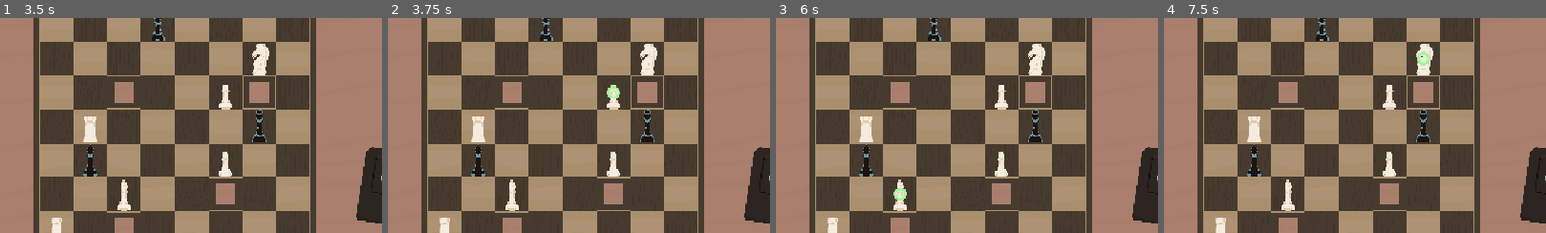
Above: before the commit, frames 1-4 (left to right).
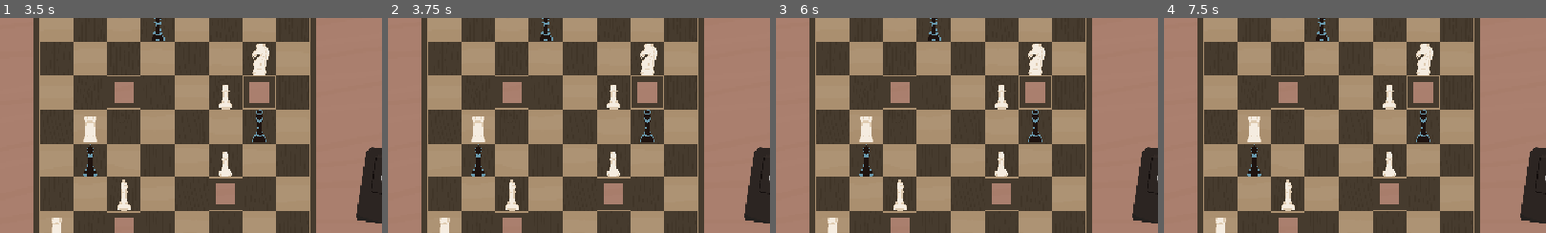
Above: after the commit, the same moments.

Repository: yourname3/gmtk-2026
Game: Godot game, scene res://levels/random4.tscn
Same seed, same stepped clock (60 frames per second), same inputs: the game is played once before the commit and once after it. This scene is started directly instead of the project's main scene.
Inputs (mouse positions are % of the whole screen's width and height, from its top left):
- Up to frame 1 (3.5 s): click (79, 40) at 0.5 s; click (79, 40) at 1.25 s; click (79, 40) at 2 s; click "Undo" at 2.75 s
- Up to frame 2 (3.75 s): tap Enter at 3.5 s; move the mouse to (57, 21) at 3.52 s; click (57, 21) at 3.6 s
- Up to frame 3 (6 s): click (84, 42) at 4.25 s; click "Resume" at 5 s; tap Space at 5.75 s; move the mouse to (43, 44) at 5.77 s; click (43, 44) at 5.85 s
- Up to frame 4 (7.5 s): tap Enter at 6.5 s; click (43, 44) at 6.6 s; tap Space at 7.25 s; move the mouse to (61, 13) at 7.27 s; click (61, 13) at 7.35 s
The pictures show only the part of the screen within x 27-77%, y 3-53%; the shares and areas given below are measured in that part.

Frame 1 is identical in both runs. In frame 2, 0.1% of the frame differs, in the area x 57-61%, y 31-38%; in frame 3, 0.1%; in frame 4, 0.1%, in the area x 66-70%, y 15-23%.

Commit message:
more cool preview modes

Diff:
--- a/board_highlighter/board_highlight.gd
+++ b/board_highlighter/board_highlight.gd
@@ -5,7 +5,7 @@
 var die_time: float = 0.0
 
 var move_rel: Vector2i = Vector2.ZERO
-var red: bool = false
+var is_preview_move: bool = false
 
 func die(fun: bool) -> void:
 	if fun:
@@ -26,7 +26,7 @@
 
 var _has_preview_move := false
 func _mouse_enter() -> void:
-	if red: return
+	if is_preview_move: return
 
 	if Card.selected_card != null:
 		var data := Card.selected_card.data
@@ -46,8 +46,12 @@
 	if _has_preview_move:
 		BoardHighlighter.instance.clear_preview()
 
+func previewify() -> void:
+	is_preview_move = true
+	input_pickable = false
+
 func redify() -> void:
 	z_index += 1
 	%Sprite.texture = preload("res://chessboard/highlight_red.png")
 
-	red = true
+	previewify()
--- a/board_highlighter/board_highlighter.gd
+++ b/board_highlighter/board_highlighter.gd
@@ -14,12 +14,14 @@
 var preview_nodes: Array[BoardHighlight] = []
 
 @onready var tink := %Tink
+@onready var tink_reset_volume: float = tink.volume_db
 
 static var select_state := SelectState.NONE
 static var select_filter: CardData.PieceFilter = CardData.PieceFilter.SAME_SIDE
 static var select_rank_filter: CardData.RankFilter = CardData.RankFilter.NONE
 # Integer id to determine if we're on the same select or not
 static var select_id := 0
+static var preview_id := 0
 
 const MOVE_NULL: Vector2i = Vector2i(-99999999,-99999999)
 
@@ -62,23 +64,32 @@
 	clear_preview()
 
 	tink.pitch_scale = 1.0
+	tink.volume_db = tink_reset_volume
 	tink.play()
 
-	preview_nodes.append(_add_highlight(location.x, location.y, false))
-func preview_moves_red(locations: Array[Vector2i]) -> void:
-	clear_preview()
-
-	tink.pitch_scale = 1.0
+	var h := _add_highlight(location.x, location.y, false)
+	h.previewify()
+	preview_nodes.append(h)
+
+func preview_post_move(piece: Piece, location: Vector2i) -> void:
+	clear_preview()
+
+	tink.pitch_scale = 1.0
+	tink.volume_db = tink_reset_volume
 	tink.play()
 
-	for loc in locations:
-		var h := _add_highlight(loc.x, loc.y, false)
-		h.redify()
-		preview_nodes.append(h)
-
-func _select_move(piece: Piece, location_only: bool) -> Vector2i:
-	select_state = SelectState.LOCATION_ONLY if location_only else SelectState.LOCATION
-	select_id += 1
+	preview_id += 1
+	var my_id = preview_id
+
+	var h := _add_highlight(location.x, location.y, false)
+	h.previewify()
+	preview_nodes.append(h)
+
+	var tile_pos := piece.tile_pos()
+	var tmp = Board.instance.piece_map[tile_pos]
+	Board.instance.piece_map.erase(tile_pos) # temporarily remove from this position
+
+	piece.position = location * 256
 
 	var moves = MoveCalculator.new()
 	# By default, set the capture rules normally...
@@ -86,6 +97,9 @@
 	moves.capture_white = piece.is_black
 	piece.calculate_moves(moves)
 
+	piece.position = tile_pos * 256
+	Board.instance.piece_map[tile_pos] = tmp
+
 	moves.moves.shuffle() # shuffle for ring appearance
 
 	var timer = 0.1 / moves.moves.size()
@@ -93,8 +107,54 @@
 
 	var time := Time.get_ticks_msec()
 
-	var _prev_db = tink.volume_db
-	tink.pitch_scale = 1.0
+	for move in moves.moves:
+		if my_id != preview_id:
+			break
+		tink.play()
+
+		h = _add_highlight(move.x, move.y, false)
+		h.die_pitch = tink.pitch_scale
+		h.die_time = (Time.get_ticks_msec() - time) / 1000.0
+		h.move_rel = move - piece.tile_pos()
+		h.redify()
+		preview_nodes.append(h)
+
+		tink.pitch_scale *= 1.04
+		tink.volume_db -= 0.2
+		await get_tree().create_timer(timer, true).timeout
+		#total_time += timer
+
+
+func preview_moves_red(locations: Array[Vector2i]) -> void:
+	clear_preview()
+
+	tink.pitch_scale = 1.0
+	tink.play()
+
+	for loc in locations:
+		var h := _add_highlight(loc.x, loc.y, false)
+		h.redify()
+		preview_nodes.append(h)
+
+func _select_move(piece: Piece, location_only: bool) -> Vector2i:
+	select_state = SelectState.LOCATION_ONLY if location_only else SelectState.LOCATION
+	select_id += 1
+
+	var moves = MoveCalculator.new()
+	# By default, set the capture rules normally...
+	moves.capture_black = not piece.is_black
+	moves.capture_white = piece.is_black
+	piece.calculate_moves(moves)
+
+	moves.moves.shuffle() # shuffle for ring appearance
+
+	var timer = 0.1 / moves.moves.size()
+	timer = min(timer, 0.02)
+
+	var time := Time.get_ticks_msec()
+
+	tink.pitch_scale = 1.0
+	tink.volume_db = tink_reset_volume
 	for move in moves.moves:
 		tink.play()
 
@@ -107,7 +167,6 @@
 		tink.volume_db -= 0.2
 		await get_tree().create_timer(timer, true).timeout
 		#total_time += timer
-	tink.volume_db = _prev_db
 
 	var bh: BoardHighlight = null
 
--- a/piece/piece.gd
+++ b/piece/piece.gd
@@ -326,11 +326,11 @@
 
 var _has_preview_move := false
 func _mouse_enter() -> void:
-	if Card.selected_card != null:
+	if Card.selected_card != null and is_selectable():
 		var data := Card.selected_card.data
 		match data.ability:
 			CardData.SpecialAbility.ADVANCE_THEN_MOVE:
-				BoardHighlighter.instance.preview_move(Board.instance._clamp_move(tile_pos(), tile_pos() + Vector2i(0, -1), Board.Continuous.HOP))
+				BoardHighlighter.instance.preview_post_move(self, Board.instance._clamp_move(tile_pos(), tile_pos() + Vector2i(0, -1), Board.Continuous.HOP))
 				_has_preview_move = true
 			CardData.SpecialAbility.ADVANCE_X_HOP:
 				BoardHighlighter.instance.preview_move(Board.instance._clamp_move(tile_pos(), tile_pos() + Vector2i(0, -Clock.instance.count), Board.Continuous.HOP))
